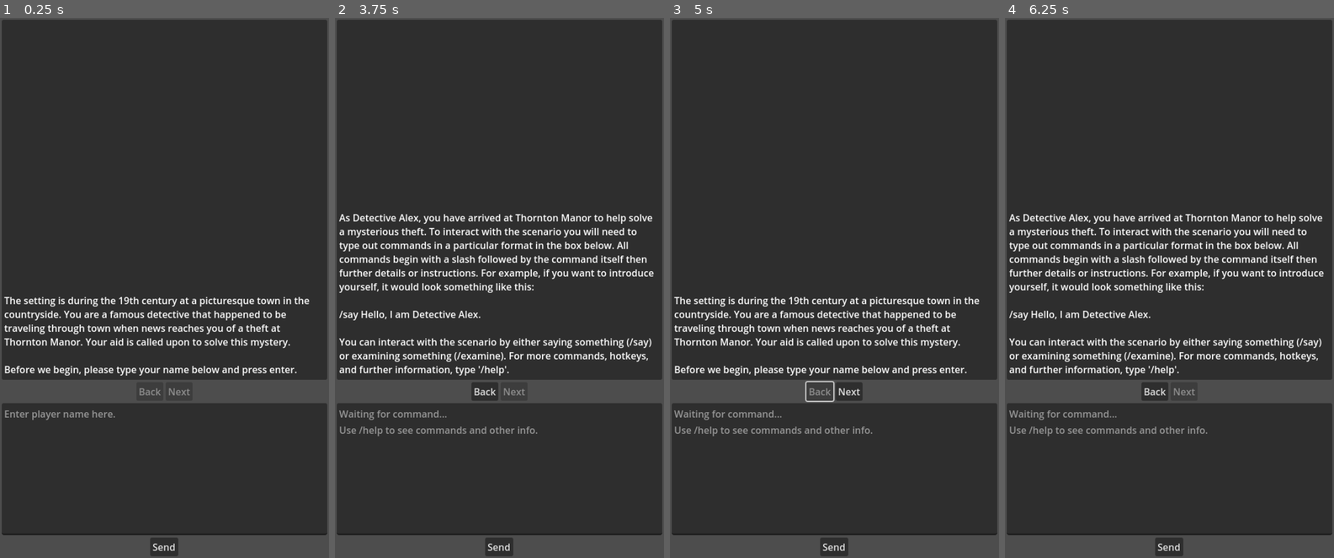
Above: before the commit, frames 1-4 (left to right).
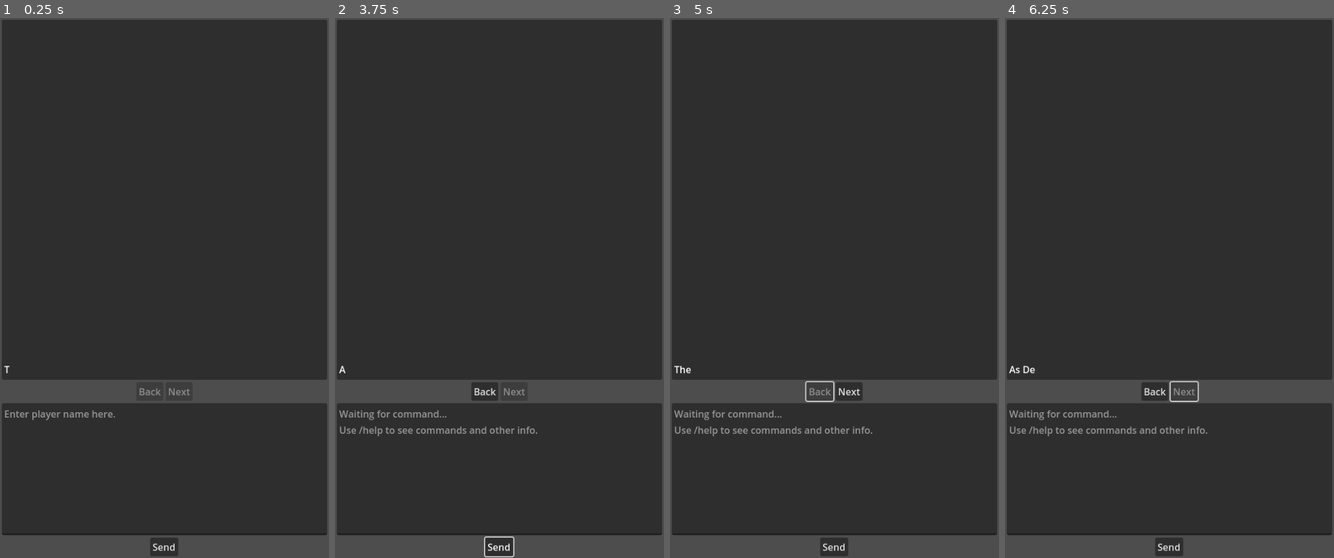
Above: after the commit, the same moments.

Repository: edmundmtang/gpt_mystery_game
Game: Godot game, scene res://Main.tscn
The game is run twice, just before and just after one commit, with the same random seed, the same clock (stepped at 60 frames per second) and the same inputs.
Inputs (mouse positions are in pixels of both pictures, inside the frame that each line leads up to):
- Up to frame 1 (0.25 s): no input
- Up to frame 2 (3.75 s): click (499, 471) at 0.52 s; type "Alex" at 0.6 s; click "Send" at 1.25 s; click "Send" at 2 s; click "Send" at 2.75 s; tap Enter at 3.5 s; move the mouse to (571, 261) at 3.52 s; click (571, 261) at 3.67 s
- Up to frame 3 (5 s): click "Back" at 4.25 s
- Up to frame 4 (6.25 s): click "Next" at 5 s; tap Space at 5.75 s; move the mouse to (1103, 315) at 5.77 s; click (1103, 315) at 5.92 s

The runs differ from the first frame. In frame 1, 3.1% of the frame differs, in the area x 1-95%, y 51-67%; in frame 2, 5.9%; in frame 3, 3.2%; in frame 4, 6.0%, in the area x 1-97%, y 36-72%.
Error before the commit: Cannot call method 'get_as_text' on a null value. (res://OpenAI_API.gd:9)
Error after the commit: Parse Error: Cannot find member "navigation_event" in base "DisplayBox". (res://ChatGenerator.gd:97)

Commit message:
Add the gradual printing of new messages. Improve message scrolling.

Diff:
--- a/godot/ChatGenerator.gd
+++ b/godot/ChatGenerator.gd
@@ -90,17 +90,37 @@
         # otherwise, call continue_text again & hope we randomly do better
         retry_counter += 1
         if retry_counter > 3:
-            push_error("Failed to generate a properly formatted response after 3 attempts")
+            print("Failed to generate a properly formatted response after 3 attempts")
             # To-Do Instead of pushing an error, show a message suggesting the
             # user attempt to reword their request while also removing the most
             # recent request
+            DisplayBox.navigation_event.emit(DisplayBox.navigation.LM_ERROR)
         continue_text(type)
     retry_counter = 0
+
+func reduce_context() -> void:
+    # Ask LLM to summarize the events so far and then replace existing context
+    # with the reduced context
+    pass
+
+func summarize_text(is_end: bool = false) -> String:
+    # Ask the LLM to summarize the events so far as simple text
+    if is_end:
+        pass
+    else:
+        pass
+    return ""
 
 func verify_output_message(message, type) -> bool:
     # Take JSON string and verify that it has the necessary keys
     var data = JSON.parse_string(message)
     var targets := []
+    print(data)
+    if data == null or !(data is Array):
+        if GameState.debug:
+            print("Output message could not be parsed. Output message below.")
+            print(message)
+        return false
     if type == TextType.CONVERSATION:
         targets = ["speaker", "status", "content"]
     elif type == TextType.DESCRIPTION:
--- a/godot/DisplayBox.gd
+++ b/godot/DisplayBox.gd
@@ -4,10 +4,16 @@
 var conversation: Array # An array of the messages that should be displayed.
 var introduction: String = "The setting is during the 19th century at a picturesque town in the countryside. You are a  …(224 unchanged characters)…
 var instruction_index := 999 # Initialize to arbitrarily large number
+var is_growing_text := false
+var ticks := 0
+var tick_spacing := 15
+var is_generating_description := false
 
 @onready var text_box = %RichTextLabel
 @onready var back_button = %BackButton
 @onready var next_button = %NextButton
+@onready var text_panel = $VBoxContainer/ScrollContainer/PanelContainer
+@onready var text_scroll = $VBoxContainer/ScrollContainer
 
 signal navigation_event(type: int)
 signal update_navigation()
@@ -22,6 +28,7 @@
     RESTART,
     EXIT,
     INVALID,
+    LM_ERROR,
 }
 
 const help_text := """[center]=== Text Commands ===[/center]
@@ -51,6 +58,10 @@
         func() -> void:
             navigation_event.emit(navigation.NEXT)
     )
+    text_panel.resized.connect(
+        func() -> void:
+            text_scroll.scroll_vertical += 50 # Arbitrarily num
+    )
 
 func start_scenario():
     # Clear player name
@@ -60,7 +71,7 @@
 
 func show_instructions():
     if len(GameState.display_messages) > instruction_index:
-        text_box.text = GameState.display_messages[instruction_index]
+        text_box.text = GameState.display_messages[instruction_index]["content"]
     else:
         var instructions: String = "As Detective " + GameState.player_name + ", you have arrived at Thornton Manor to h …(555 unchanged characters)…
         add_display_messages([{"description": instructions}], ChatGenerator.TextType.INFORMATION)
@@ -68,11 +79,10 @@
         GameState.is_on_information = false
 
 func add_display_messages(messages: Array[Dictionary], type: int) -> void:
-    print(messages)
     # Format and add messages array to GameState.display_messages
-    if (GameState.last_message_type == ChatGenerator.TextType.DESCRIPTION
-        or GameState.last_message_type == ChatGenerator.TextType.DESCRIPTION_REQUEST):
-        pass
+    print(GameState.last_message_type, "|", type)
+    if GameState.last_message_type == ChatGenerator.TextType.DESCRIPTION_REQUEST:
+        is_generating_description = true
     else:
         GameState.display_index += 1
     for message in messages:
@@ -85,10 +95,26 @@
 func update_display() -> void:
     # change what is displayed in text_box
     # should do this in a gradual manner that looks nice + maybe has sound
-    text_box.text = GameState.fetch_display_message()
+    var display_message = GameState.fetch_display_message()
+    text_box.text = display_message["content"]
+    if display_message["is_new"]:
+        is_growing_text = true
+        if !is_generating_description:
+            text_box.visible_characters = 0
+        else:
+            is_generating_description = false
     if GameState.display_index == GameState.max_display_index:
         GameState.has_unread_messages = false
     update_navigation.emit()
+
+func grow_text() -> void:
+    # gradually increase text_box.visible_characters
+    text_box.visible_characters += 1
+    if text_box.visible_characters >= len(text_box.text):
+        is_growing_text = false
+        GameState.display_messages[GameState.display_index]["is_new"] = false
+    # play sounds while adding text
+    # possibly scroll box down if the text gets long
 
 func display_information(type: int) -> void:
     GameState.is_on_information = true
@@ -129,3 +155,11 @@
         next_button.disabled = true
     else:
         next_button.disabled = false
+
+func _process(_delta) -> void:
+    # periodically call grow_text() so it doesn't blast all the letters
+    if is_growing_text:
+        ticks += 1
+        if ticks >= tick_spacing:
+            grow_text()
+            ticks = 0
--- a/godot/DisplayBox.tscn
+++ b/godot/DisplayBox.tscn
@@ -43,7 +43,35 @@
 focus_mode = 2
 theme_override_styles/focus = SubResource("StyleBoxEmpty_a5ssx")
 bbcode_enabled = true
-text = "This is some display text."
+text = "This is some display text.
+
+You examine the room and all the people.
+
+The room is elegantly decorated, with chandeliers hanging from the ceiling and expensive artwork adorning the walls. The dining table is set with fine china and silverware. The guests are all dressed in their finest attire, engaged in hushed conversations and sipping on their drinks.
+
+Lord Archibald Thornton stands tall and regal, his gray hair neatly combed back. He looks visibly distraught, as his prized heirloom has gone missing.
+
+Lady Eleanor Thornton, a young and vibrant woman, is trying her best to console her father. She appears worried but determined.
+
+Mr. Samuel Blackwood, the loyal butler, stands by Lord Thornton's side. He seems nervous, his eyes darting around the room.
+
+Miss Clara Dawson, the new governess, stands beside Lady Eleanor. She wears a calm expression, but her eyes betray a hint of something else.
+
+Dr. Alexander Mills, the town's esteemed physician, stands near the broken display case. He seems lost in thought, occasionally glancing at his coat pocket.
+
+You examine the room and all the people.
+
+The room is elegantly decorated, with chandeliers hanging from the ceiling and expensive artwork adorning the walls. The dining table is set with fine china and silverware. The guests are all dressed in their finest attire, engaged in hushed conversations and sipping on their drinks.
+
+Lord Archibald Thornton stands tall and regal, his gray hair neatly combed back. He looks visibly distraught, as his prized heirloom has gone missing.
+
+Lady Eleanor Thornton, a young and vibrant woman, is trying her best to console her father. She appears worried but determined.
+
+Mr. Samuel Blackwood, the loyal butler, stands by Lord Thornton's side. He seems nervous, his eyes darting around the room.
+
+Miss Clara Dawson, the new governess, stands beside Lady Eleanor. She wears a calm expression, but her eyes betray a hint of something else.
+
+Dr. Alexander Mills, the town's esteemed physician, stands near the broken display case. He seems lost in thought, occasionally glancing at his coat pocket."
 fit_content = true
 context_menu_enabled = true
 selection_enabled = true
--- a/godot/GameState.gd
+++ b/godot/GameState.gd
@@ -4,7 +4,7 @@
 
 var context: Dictionary
 var messages: Array[Dictionary]
-var display_messages: Array
+var display_messages: Array[Dictionary]
 var display_index := -1
 var max_display_index := -1
 var player_name: String
@@ -32,17 +32,17 @@
 func add_new_output_message(new_message: String) -> void:
     messages.append(new_message)
 
-func fetch_display_message() -> String:
+func fetch_display_message() -> Dictionary:
     return display_messages[display_index]
 
 func add_display_message(message: String, type: int) -> void:
     if (type == ChatGenerator.TextType.DESCRIPTION
         and last_message_type == ChatGenerator.TextType.DESCRIPTION or last_message_type == ChatGenerator.TextType.DESCRIPTION_REQUEST):
-        var last_message = display_messages.pop_back()
+        var last_message = display_messages.pop_back()["content"]
         last_message += "\n\n" + message
-        display_messages.append(last_message)
+        display_messages.append({"content": last_message, "is_new": true})
     else:
-        display_messages.append(message)
+        display_messages.append({"content": message, "is_new": true})
         max_display_index += 1
     last_message_type = type
 
